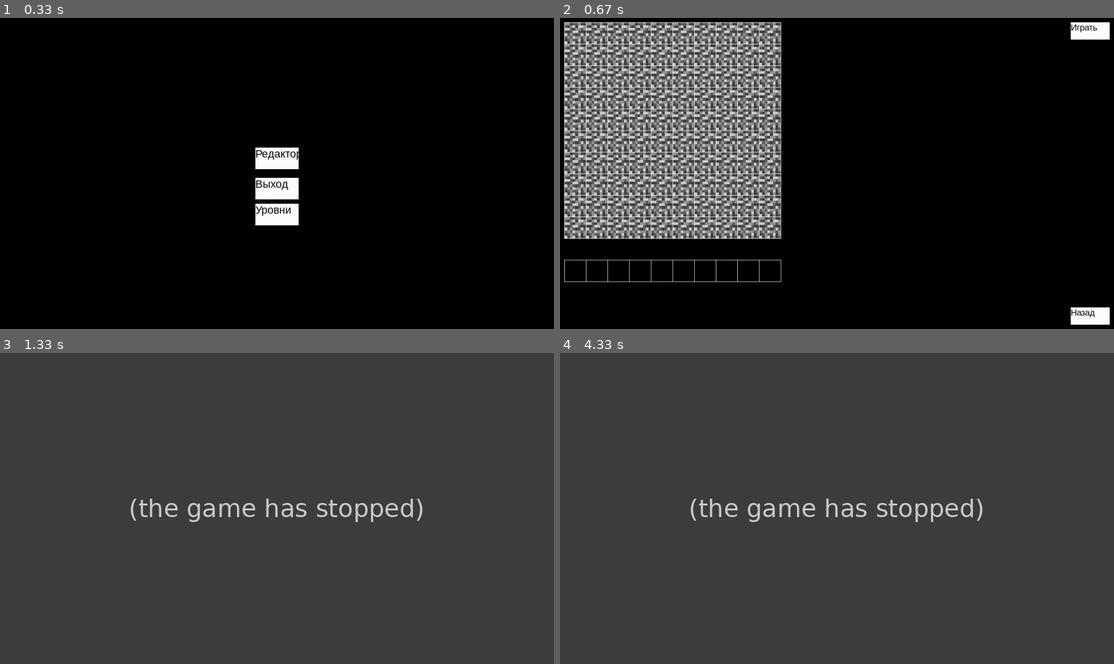
Above: before the commit, frames 1-4 (two rows, left to right).
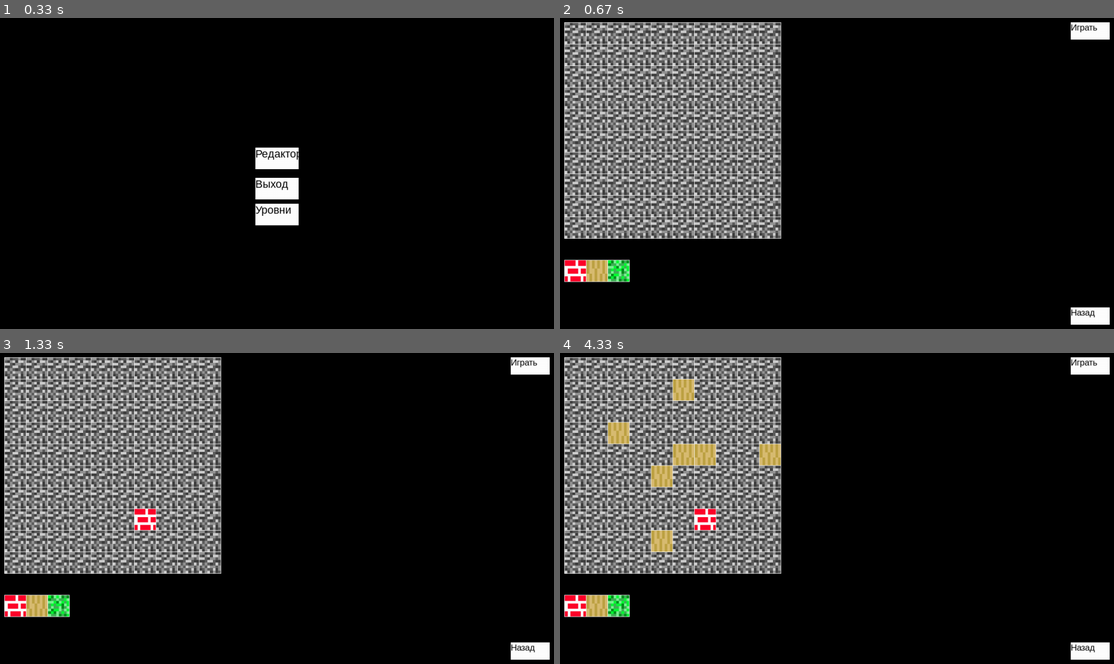
Above: after the commit, the same moments.

Repository: CringeCode228/PyGameProject
Game: pygame game, started from Board/data.py
Two runs of this game, one before a commit and one after it. Both use one fixed random seed, a clock stepped at 60 frames per second and the inputs below.
Inputs (mouse positions are in pixels of both pictures, inside the frame that each line leads up to):
- Up to frame 1 (0.33 s): no input
- Up to frame 2 (0.67 s): click "Редактор" at 0.38 s
- Up to frame 3 (1.33 s): click (144, 511) at 0.72 s; click (38, 604) at 1.05 s
- Up to frame 4 (4.33 s): click (692, 393) at 1.38 s; click (704, 446) at 1.72 s; tap W at 2.5 s; click (759, 443) at 2.88 s; click (626, 440) at 3.22 s; click (654, 539) at 3.55 s; click (665, 468) at 3.88 s; click (676, 449) at 4.22 s

Frame 1 is identical in both runs. In frame 2, 1.1% of the frame differs, in the area x 0-40%, y 77-85%; in frame 3, 94%; in frame 4, 95%, in the area x 0-100%, y 0-100%.
Error before the commit: AttributeError: 'NoneType' object has no attribute 'clone' (Boards.py line 72); the game stopped at 0.72 s (later frames are placeholders)

Commit message:
Inventory system

Diff:
--- a/Board/Boards.py
+++ b/Board/Boards.py
@@ -35,13 +35,13 @@
         else:
             return None
 
-    def on_click(self, cell_coords):
+    def on_click(self, cell_coords, key):
         pass
 
-    def get_click(self, mouse_pos):
+    def get_click(self, mouse_pos, key):
         cell = self.get_cell(mouse_pos)
         if cell:
-            self.on_click(self.get_cell(mouse_pos))
+            self.on_click(self.get_cell(mouse_pos), key)
 
 
 class GameField(Board):
@@ -54,6 +54,7 @@
         #         self.board[i][j] = GameObject(self, i, j, None)
         self.fon = pygame.image.load("textures\\stone.png")
         self.fon = pygame.transform.scale(self.fon, (self.cell_size, self.cell_size))
+        self.objects = pygame.sprite.Group()
 
     def render(self):
         for i in range(self.width):
@@ -61,6 +62,8 @@
                 self.screen.blit(self.fon, (self.left + self.cell_size * i, self.top + self.cell_size * j))
         self.screen.blit(self.fon, (self.left, self.top))
         super(GameField, self).render()
+        self.objects.update()
+        self.objects.draw(self.screen)
 
         # super(GameField, self).render(self.screen)
         # for i in range(self.width):
@@ -68,9 +71,24 @@
         #         self.board[i][j].render(self.screen)
         # self.inventory.render(self.screen)
 
-    def on_click(self, cell_coords):
-        self.board[cell_coords[0]][cell_coords[1]] = self.inventory.board[self.inventory.active_cell].clone()
+    def on_click(self, cell_coords, key):
+        if key == 1:
+            try:
+                self.objects.remove(self.board[cell_coords[0]][cell_coords[1]])
+                self.board[cell_coords[0]][cell_coords[1]] = 0
+            except Exception as e:
+                print(type(e))
+                pass
+            self.board[cell_coords[0]][cell_coords[1]] = \
+                self.inventory.board[0][self.inventory.active_cell].clone(cell_coords[0], cell_coords[1], self)
 
+        elif key == 3:
+            try:
+                self.objects.remove(self.board[cell_coords[0]][cell_coords[1]])
+                self.board[cell_coords[0]][cell_coords[1]] = 0
+            except Exception as e:
+                print(type(e))
+                pass
         # if type(self.board[cell_coords[0]][cell_coords[1]]) != Player:
         #     self.board[cell_coords[0]][cell_coords[1]] = GameObject(self, cell_coords[0], cell_coords[1],
         #                                                             "textures/bricks.png", True)
@@ -85,11 +103,20 @@
     def __init__(self, screen, width):
         super(GameFieldInventory, self).__init__(screen, width, 1)
         self.active_cell = 0
+        self.objects = pygame.sprite.Group()
 
-    def on_click(self, cell_coords):
+    def on_click(self, cell_coords, key):
         self.active_cell = cell_coords[0]
 
     def render(self):
         super(GameFieldInventory, self).render()
+        # pygame.draw.line(self.screen, pygame.Color(255, 255, 255), (self.left, self.top),
+        #                  (self.left + self.height * self.cell_size, self.top))
+        # pygame.draw.line(self.screen, pygame.Color(255, 255, 255), (self.left, self.top + self.cell_size),
+        #                  (self.left + self.height * self.cell_size, self.top + self.cell_size))
+        # for i in range(self.height + 1):
+        #     pygame.draw.line(self.screen, pygame.Color(255, 255, 255), (self.left + self.cell_size * i, self.top),
+        #                      (self.left + self.cell_size * i, self.top + self.cell_size))
+        self.objects.draw(self.screen)
         # for i in range(self.width):
         #     self.board[0][0].render(self.screen)
--- a/Board/GameObjects.py
+++ b/Board/GameObjects.py
@@ -5,14 +5,24 @@
 
 class GameObject(pygame.sprite.Sprite):
 
-    def __init__(self, board, texture: str, collide=False):
-        super(GameObject, self).__init__()
-        self.x = -1
-        self.y = -1
+    def __init__(self, x, y, board, texture: str, collide=False):
+        super(GameObject, self).__init__(board.objects)
+        self.x = x
+        self.y = y
         self.game_field = board
+        if type(self.game_field) == GameField:
+            self.game_field.board[x][y] = self
+        else:
+            self.game_field.board[y][x] = self
         self.collide = collide
-        self.image = pygame.transform.scale(pygame.image.load(texture), (self.game_field.cell_size,
-                                                                         self.game_field.cell_size))
+        self.image = pygame.image.load(texture)
+        self.image = pygame.transform.scale(self.image, (self.game_field.cell_size - 1, self.game_field.cell_size - 1))
+        self.texture = texture
+        self.rect = self.image.get_rect()
+        self.rect.left = self.game_field.left + self.game_field.cell_size * x + 1
+        self.rect.top = self.game_field.top + self.game_field.cell_size * y + 1
+
+        self.screen = board.screen
         # if texture:
         #     self.texture = pygame.image.load(texture)
         #     self.texture = pygame.transform.scale(self.texture, (self.game_field.cell_size - 2,
@@ -21,8 +31,11 @@
         #     self.texture = pygame.Surface((self.game_field.cell_size - 2, self.game_field.cell_size - 2))
         # self.game_field.board[x][y] = self
 
-    def render(self, screen):
-        screen.blit(self.texture, (self.game_field.left + self.x * self.game_field.cell_size + 1,
+    def update(self):
+        pass
+
+    def render(self):
+        self.screen.blit(self.texture, (self.game_field.left + self.x * self.game_field.cell_size + 1,
                                    self.game_field.top + self.y * self.game_field.cell_size + 1))
 
     def set_coords(self, x, y):
@@ -40,14 +53,14 @@
     def deserialize(self):
         pass
 
-    def clone(self, board):
+    def clone(self, x, y, board):
         pass
 
 
 class Player(GameObject, pygame.sprite.Sprite):
 
     def __init__(self, board: GameField, texture: str):
-        super(Player, self).__init__(board, texture)
+        super(Player, self).__init__(x, y, board, texture)
         self.rotate = 0
 
     def move(self, direction: int):
@@ -77,8 +90,8 @@
 
 class Block(GameObject):
 
-    def __init__(self, texture: str):
-        super(Block, self).__init__(texture, True)
+    def __init__(self, x, y, board, texture: str):
+        super(Block, self).__init__(x, y, board, texture, True)
 
     @staticmethod
     def get_id():
@@ -87,8 +100,8 @@
     def serialize(self):
         return json.dumps({"id": self.get_id(), "pos": [self.x, self.y], "texture": self.texture})
 
-    def clone(self, board):
-        return Block(self.texture)
+    def clone(self, x, y, board):
+        return Block(x, y, board, self.texture)
 
     # def deserialize(self, data):
         # pass
--- a/Board/Scenes.py
+++ b/Board/Scenes.py
@@ -66,11 +66,13 @@
         button_play = Button(self.ui_controller, "Играть", lambda: self.is_playing != self.is_playing,
                              (x - 100, 10),
                              (x - 10, 50), pygame.Color(255, 255, 255))
-        self.inventory = GameFieldInventory(self.game.screen, 10)
+        self.inventory = GameFieldInventory(self.game.screen, 3)
         self.inventory.set_view(10, 50 * 11 + 10, 50)
         self.board = GameField(self.game.screen, 10, 10, self.inventory)
         self.board.set_view(10, 10, 50)
-        self.inventory.board[0] = None
+        Block(0, 0, self.inventory, "textures\\bricks.png")
+        Block(1, 0, self.inventory, "textures\\wood.png")
+        Block(2, 0, self.inventory, "textures\\grass.png")
 
     def restart(self):
         self.is_playing = False
@@ -91,8 +93,10 @@
     def get_mouse_down(self, key, pos):
         if key == 1:
             self.ui_controller.get_click(pos)
-            self.board.get_click(pos)
-            self.inventory.get_click(pos)
+            self.board.get_click(pos, key)
+            self.inventory.get_click(pos, key)
+        elif key == 3:
+            self.board.get_click(pos, key)
 
 
 class Levels(Scene):
Binary file added: Board/textures/grass.png
